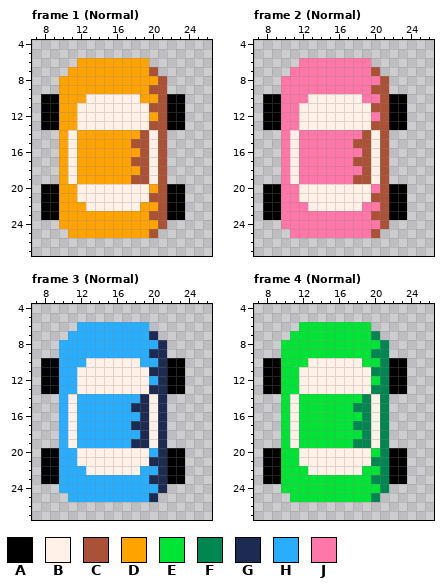
Pixel-art file: Aseprite/bump_car.aseprite. The picture above was drawn from the file before the commit.
32x32 pixels, 8 frames. Shown: frame 1 (Normal): x 7..26, y 4..27; frame 2 (Normal): x 7..26, y 4..27; frame 3 (Normal): x 7..26, y 4..27; frame 4 (Normal): x 7..26, y 4..27. The commit also changed other frames, which this record leaves out.
Visible layers, top first: "Layer 2", "Layer 1".
Palette (. is transparent): A #000000  B #fff1e8  C #ab5236  D #ffa300  E #00e436  F #008751  G #1d2b53  H #29adff  J #ff77a8
Pixels before, frame 1 (Normal), first column x 8:
 6 ....DDDDDDDD....
 7 ...DDDDDDDDDC...
 8 ..DDDDDDDDDDDC..
 9 ..DDDDDDDDDDCC..
10 AADDDBBBBBBDDCAA
11 AADDBBBBBBBBCCAA
12 AADDBBBBBBBBDCAA
13 AADDBBBBBBBBCCAA
14 ..DBDDDDDDDCBC..
15 ..DBDDDDDDCCBC..
16 ..DBDDDDDDDCBC..
17 ..DBDDDDDDCCBC..
18 ..DBDDDDDDDCBC..
19 ..DBDDDDDDCCBC..
20 AADDBBBBBBBBDCAA
21 AADDBBBBBBBBCCAA
22 AADDDBBBBBBDDCAA
23 AADDDDDDDDDDCCAA
24 ..DDDDDDDDDDDC..
25 ...DDDDDDDDDC...
Pixels before, frame 2 (Normal), first column x 8:
 6 ....JJJJJJJJ....
 7 ...JJJJJJJJJC...
 8 ..JJJJJJJJJJJC..
 9 ..JJJJJJJJJJCC..
10 AAJJJBBBBBBJJCAA
11 AAJJBBBBBBBBCCAA
12 AAJJBBBBBBBBJCAA
13 AAJJBBBBBBBBCCAA
14 ..JBJJJJJJJCBC..
15 ..JBJJJJJJCCBC..
16 ..JBJJJJJJJCBC..
17 ..JBJJJJJJCCBC..
18 ..JBJJJJJJJCBC..
19 ..JBJJJJJJCCBC..
20 AAJJBBBBBBBBJCAA
21 AAJJBBBBBBBBCCAA
22 AAJJJBBBBBBJJCAA
23 AAJJJJJJJJJJCCAA
24 ..JJJJJJJJJJJC..
25 ...JJJJJJJJJC...
Pixels before, frame 3 (Normal), first column x 8:
 6 ....HHHHHHHH....
 7 ...HHHHHHHHHG...
 8 ..HHHHHHHHHHHG..
 9 ..HHHHHHHHHHGG..
10 AAHHHBBBBBBHHGAA
11 AAHHBBBBBBBBGGAA
12 AAHHBBBBBBBBHGAA
13 AAHHBBBBBBBBGGAA
14 ..HBHHHHHHHGBG..
15 ..HBHHHHHHGGBG..
16 ..HBHHHHHHHGBG..
17 ..HBHHHHHHGGBG..
18 ..HBHHHHHHHGBG..
19 ..HBHHHHHHGGBG..
20 AAHHBBBBBBBBHGAA
21 AAHHBBBBBBBBGGAA
22 AAHHHBBBBBBHHGAA
23 AAHHHHHHHHHHGGAA
24 ..HHHHHHHHHHHG..
25 ...HHHHHHHHHG...
Pixels before, frame 4 (Normal), first column x 8:
 6 ....EEEEEEEE....
 7 ...EEEEEEEEEF...
 8 ..EEEEEEEEEEEF..
 9 ..EEEEEEEEEEFF..
10 AAEEEBBBBBBEEFAA
11 AAEEBBBBBBBBFFAA
12 AAEEBBBBBBBBEFAA
13 AAEEBBBBBBBBFFAA
14 ..EBEEEEEEEFBF..
15 ..EBEEEEEEFFBF..
16 ..EBEEEEEEEFBF..
17 ..EBEEEEEEFFBF..
18 ..EBEEEEEEEFBF..
19 ..EBEEEEEEFFBF..
20 AAEEBBBBBBBBEFAA
21 AAEEBBBBBBBBFFAA
22 AAEEEBBBBBBEEFAA
23 AAEEEEEEEEEEFFAA
24 ..EEEEEEEEEEEF..
25 ...EEEEEEEEEF...
After the commit:
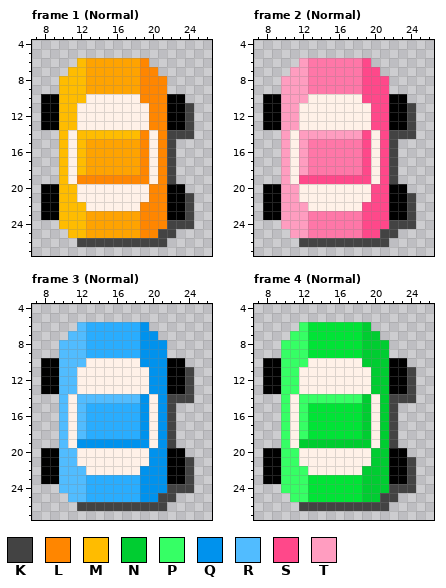
Colours new in this view: K #434343  L #ff8600  M #ffbc00  N #00cd31  P #36ff65  Q #0092ed  R #51bcff  S #ff488a  T #ff9dc0
Diff:
layer "Frame" added
layer "Paint" added
layer "Shadow" added
layer "Layer 1" removed
layer "Layer 2" removed
Changed rows in their new state; - is an unchanged pixel.
Frame 1 (Normal), layers "Shadow", "Paint":
first column x 10:
 6 --M------L-----
 7 -MM------LL----
 8 MMM------LLL---
 9 MMM------LLL---
10 MMM------LLL---
11 MM--------LL--K
12 MM--------LL--K
13 MM--------LL--K
14 M-MMMMMMML-LKKK
15 M-M-----DL-LK--
16 M-M------L-LK--
17 M-M-----DL-LK--
18 M-M------L-LK--
19 M-LLLLLLLL-LK--
20 MM--------LL---
21 MM--------LL--K
22 MMM------LLL--K
23 MMM------LLL--K
24 MMM------LLLKKK
25 -MM------LLKK--
26 --KKKKKKKKKK---
Frame 2 (Normal), layers "Shadow", "Paint":
first column x 10:
 6 --T------S-----
 7 -TT------SS----
 8 TTT------SSS---
 9 TTT------SSS---
10 TTT------SSS---
11 TT--------SS--K
12 TT--------SS--K
13 TT--------SS--K
14 T-TTTTTTTS-SKKK
15 T-T-----JS-SK--
16 T-T------S-SK--
17 T-T-----JS-SK--
18 T-T------S-SK--
19 T-SSSSSSSS-SK--
20 TT--------SS---
21 TT--------SS--K
22 TTT------SSS--K
23 TTT------SSS--K
24 TTT------SSSKKK
25 -TT------SSKK--
26 --KKKKKKKKKK---
Frame 3 (Normal), layers "Shadow", "Paint":
first column x 10:
 6 --R------Q-----
 7 -RR------QQ----
 8 RRR------QQQ---
 9 RRR------QQQ---
10 RRR------QQQ---
11 RR--------QQ--K
12 RR--------QQ--K
13 RR--------QQ--K
14 R-RRRRRRRQ-QKKK
15 R-R-----HQ-QK--
16 R-R------Q-QK--
17 R-R-----HQ-QK--
18 R-R------Q-QK--
19 R-QQQQQQQQ-QK--
20 RR--------QQ---
21 RR--------QQ--K
22 RRR------QQQ--K
23 RRR------QQQ--K
24 RRR------QQQKKK
25 -RR------QQKK--
26 --KKKKKKKKKK---
Frame 4 (Normal), layers "Shadow", "Paint":
first column x 10:
 6 --P------N-----
 7 -PP------NN----
 8 PPP------NNN---
 9 PPP------NNN---
10 PPP------NNN---
11 PP--------NN--K
12 PP--------NN--K
13 PP--------NN--K
14 P-PPPPPPPN-NKKK
15 P-P-----EN-NK--
16 P-P------N-NK--
17 P-P-----EN-NK--
18 P-P------N-NK--
19 P-NNNNNNNN-NK--
20 PP--------NN---
21 PP--------NN--K
22 PPP------NNN--K
23 PPP------NNN--K
24 PPP------NNNKKK
25 -PP------NNKK--
26 --KKKKKKKKKK---
